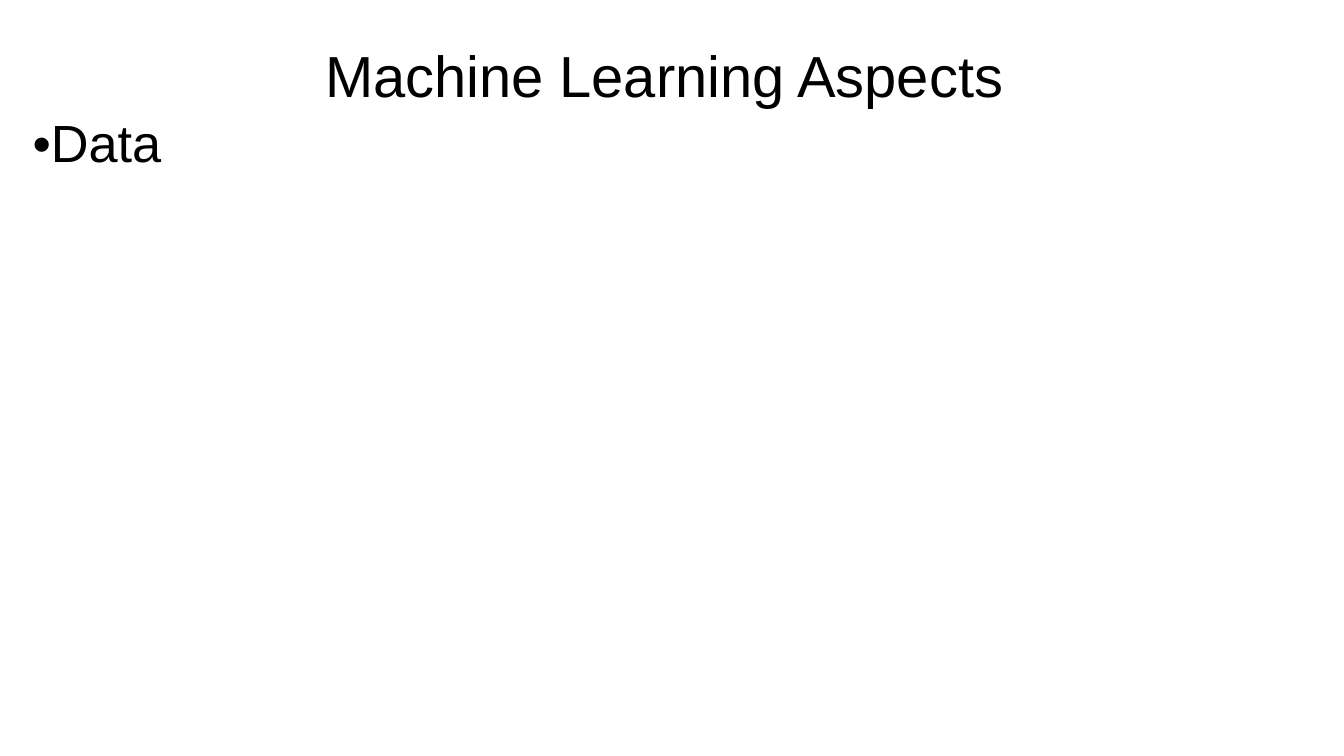
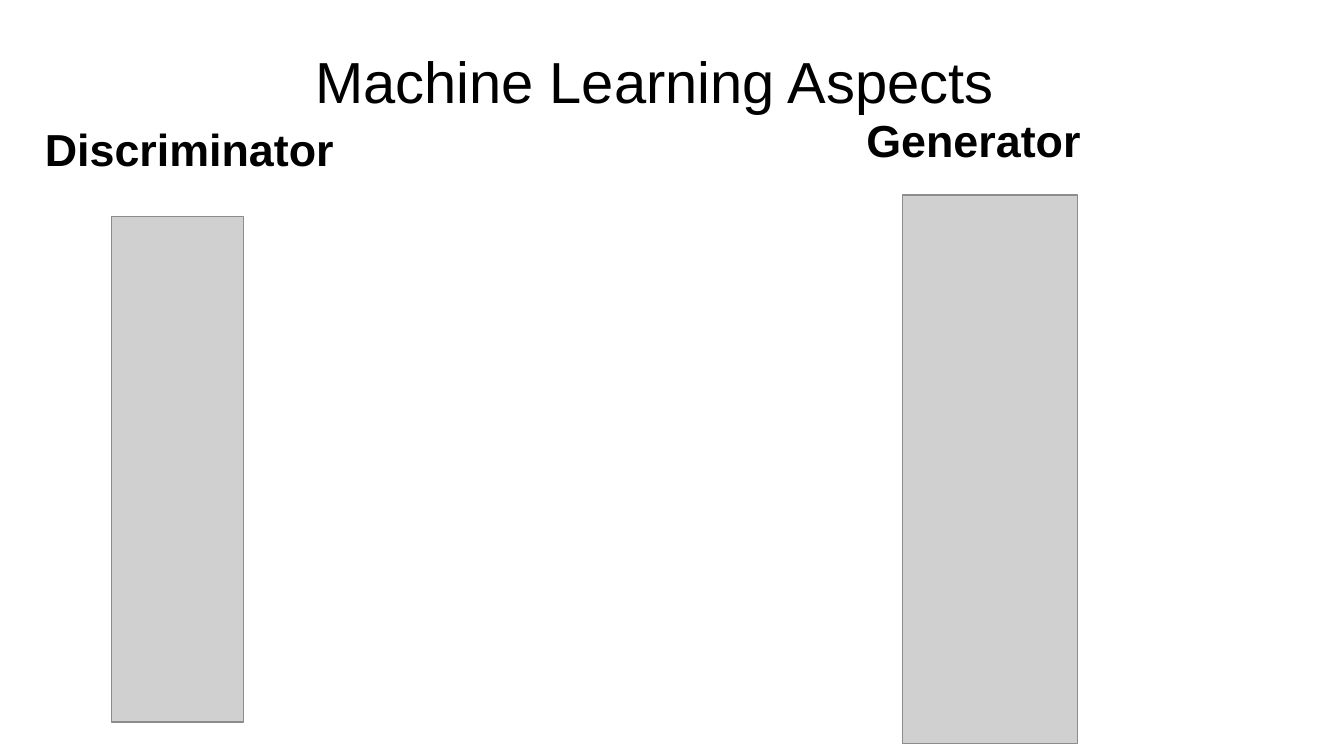
Before and after one commit to mmcdermott011/GAAAN, a slide deck: slide 8 of images/Final Presentation.pptx (slide 6 before the commit). Drawn at 1344x756 pixels with LibreOffice and Linux fonts; fonts in the diff are those of the drawing; grey boxes stand for pictures. Boxes give left, top, right and bottom in pixels: in the first picture for what was removed or moved away, otherwise in the second. Text is boxed around its words. In the diff, an @@ line names an element or a change of style, - is before the commit and + after.

```diff
--- a/images/Final Presentation.pptx
+++ b/images/Final Presentation.pptx
@@ title "Machine Learning Aspects": place and size @@
-title "Machine Learning Aspects" at <box>325,55,1003,108</box>
+title "Machine Learning Aspects" at <box>315,61,994,114</box>
@@ text removed at <box>33,126,162,163</box> @@
-•Data
@@ text added at <box>45,133,334,167</box>, 24 pt, text #000000, bold @@
+Discriminator
@@ text added at <box>866,125,1080,158</box>, 24 pt, text #000000, bold @@
+Generator
@@ picture added at <box>902,195,1077,743</box> @@
@@ picture added at <box>112,216,243,722</box> @@
```
Also in this commit, not shown: 12 other slides changed, 7 slides added, 3 slides removed, 13 other files.
